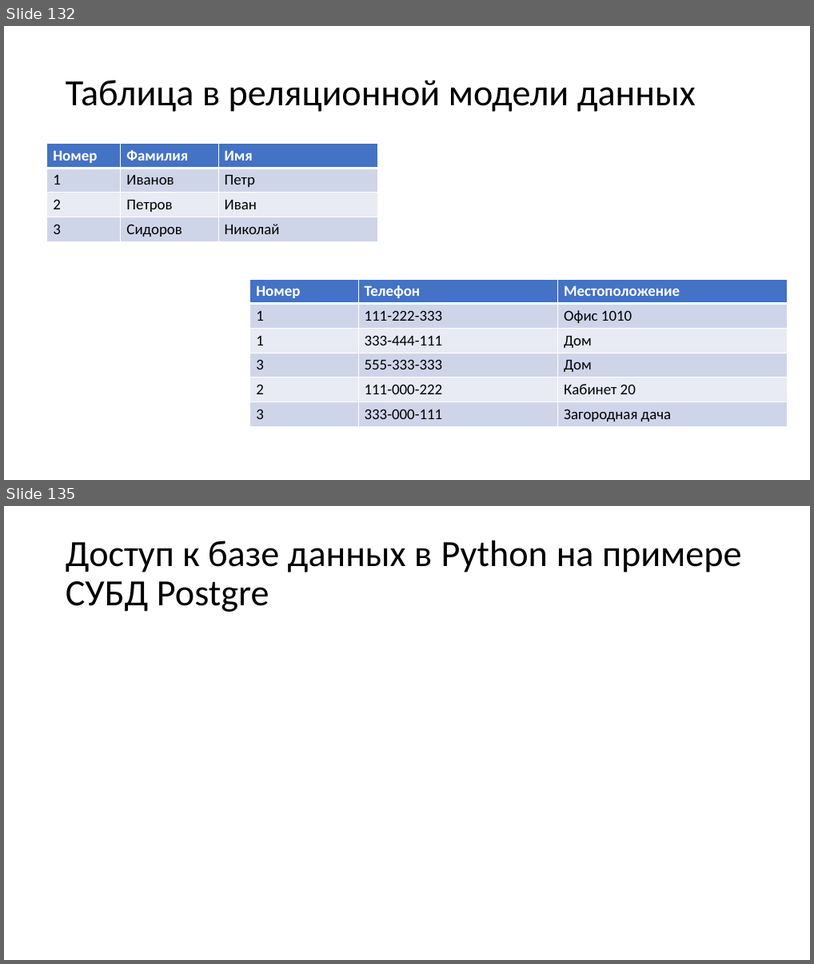
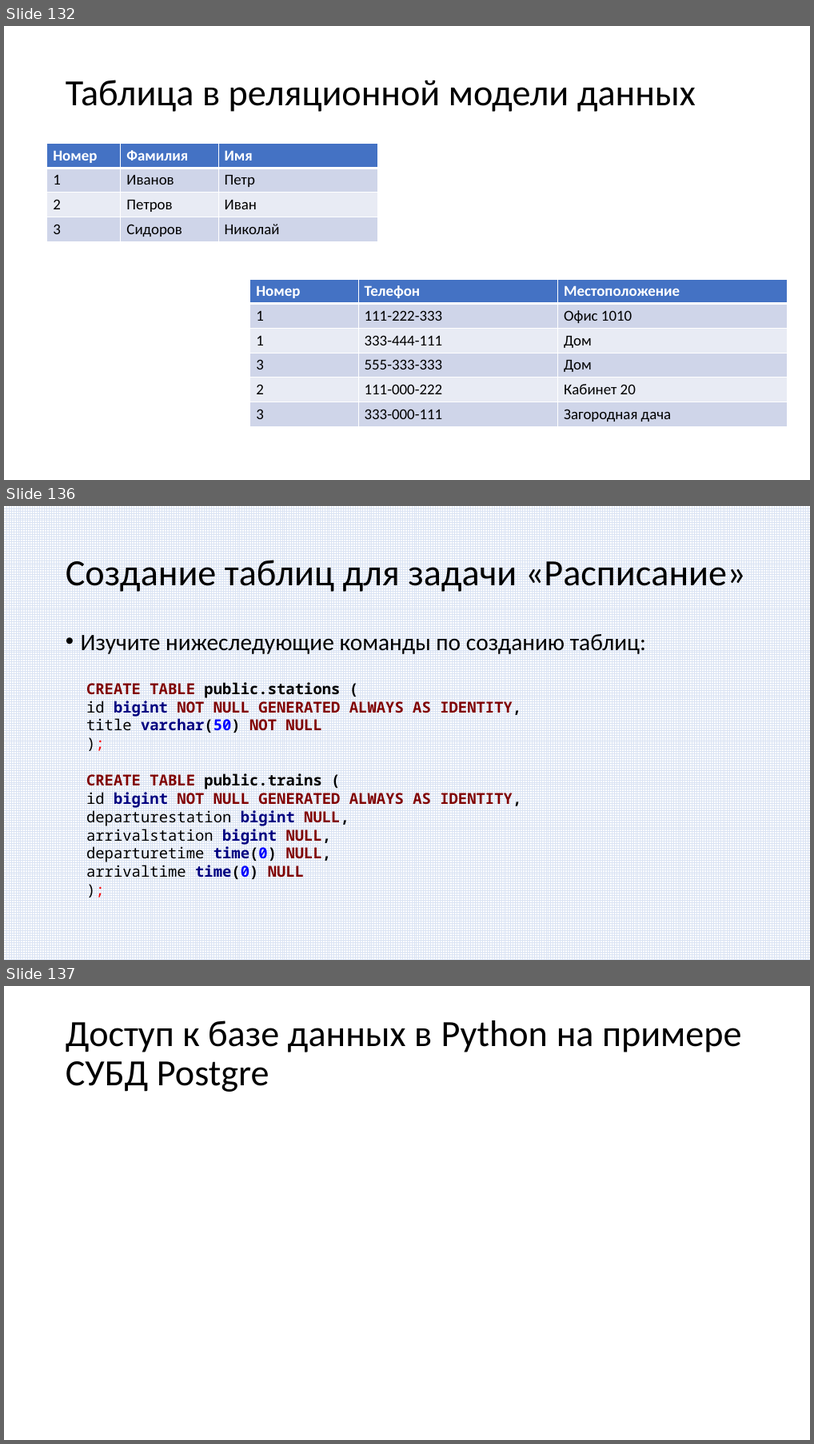
Before and after one commit to paveltsytovich/telegram-course, a slide deck: Presentation/Разработка ботов для телеграмм на Python.pptx. Shown one above the other, each under a label of ours: slides 132 and 135 before the commit, slides 132, 136 and 137 after it; the slides between them are not shown. The pictures are 814x964 and 814x1444 pixels, drawn with LibreOffice and Linux fonts; fonts in the diff are those of the drawing. Boxes give left, top, right and bottom in pixels: in the first picture for what was removed or moved away, otherwise in the second. Text is boxed around its words. In the diff, an @@ line names an element or a change of style, - is before the commit and + after.

Commit message:
добавлены слайды по созданию таблиц задачи "Расписание"

```diff
--- a/Presentation/Разработка ботов для телеграмм на Python.pptx
+++ b/Presentation/Разработка ботов для телеграмм на Python.pptx
@@ slide 136 added at box(4, 506, 810, 960), background #FFFFFF @@
@@ rectangle added at box(4, 506, 810, 960), fill pattern #DAE3F3 on #FFFFFF @@
@@ title added at box(66, 560, 746, 592), 44 pt, text #000000 @@
+Создание таблиц для задачи «Расписание»
@@ text added at box(81, 634, 646, 654), 28 pt, text #000000 @@
+• Изучите нижеследующие команды по созданию таблиц:
@@ text added at box(86, 682, 522, 732), 18 pt, text #800000, bold @@
+CREATE TABLE public.stations (
+id bigint NOT NULL GENERATED ALWAYS AS IDENTITY,
+title varchar(50) NOT NULL
+);
@@ text added at box(86, 773, 522, 879), 18 pt, text #000000, bold @@
+CREATE TABLE public.trains (
+id bigint NOT NULL GENERATED ALWAYS AS IDENTITY,
+departurestation bigint NULL,
+arrivalstation bigint NULL,
+departuretime time(0) NULL,
+arrivaltime time(0) NULL
+);
@@ what was slide 135 is now slide 137 @@
```
Also in this commit, not shown: 2 slides changed, 1 other slide added.
